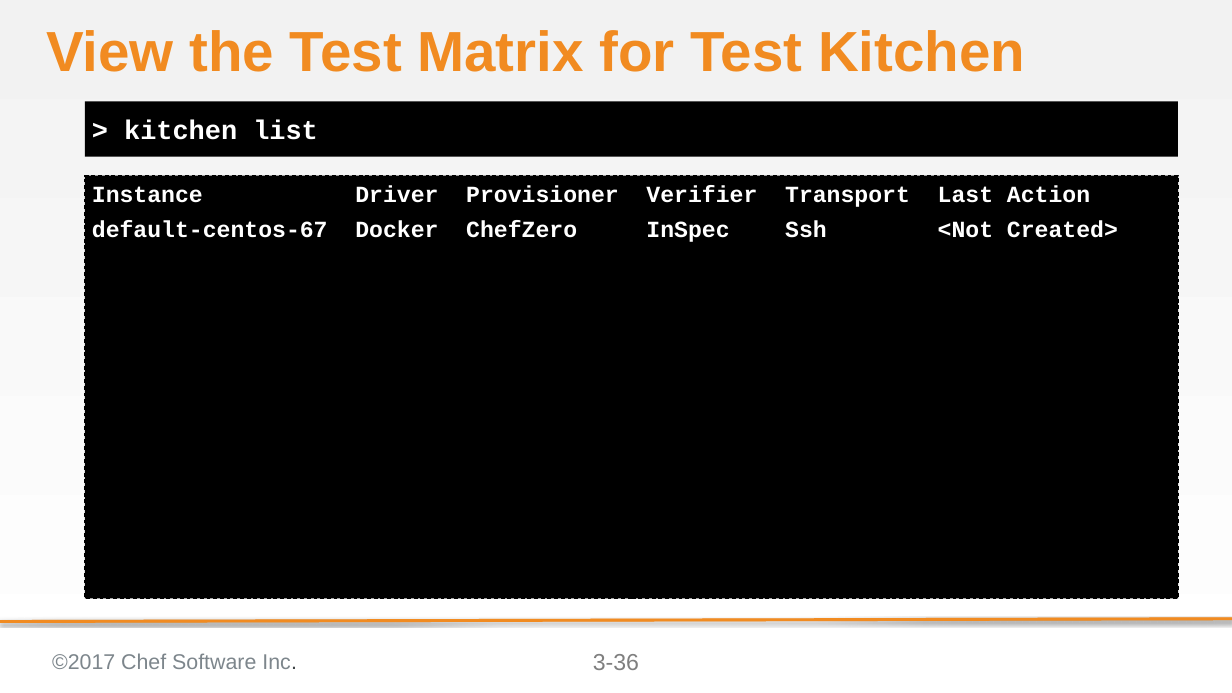
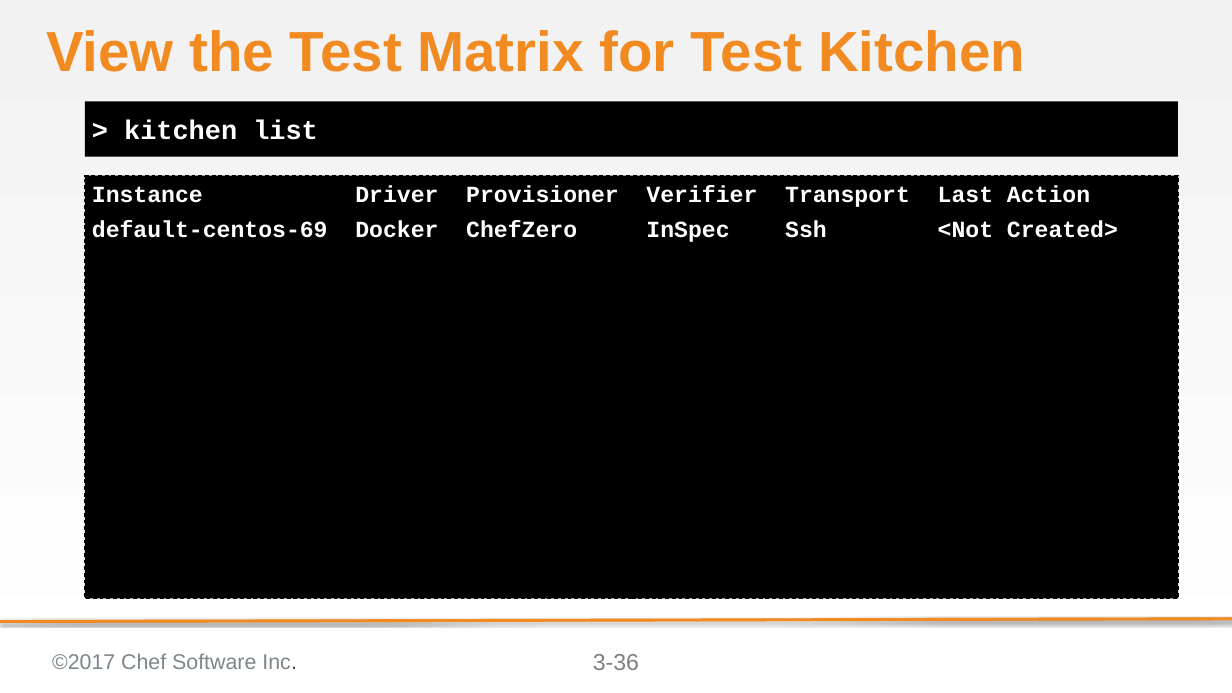
Before and after one commit to ericheiser/chef-intermediate, a slide deck: slide 36 of 03-writing_a_test_first.pptx. Drawn at 1232x693 pixels with LibreOffice and Linux fonts; fonts in the diff are those of the drawing; background and template pictures are left out. Boxes give left, top, right and bottom in pixels: in the first picture for what was removed or moved away, otherwise in the second. Text is boxed around its words. In the diff, an @@ line names an element or a change of style, - is before the commit and + after.

```diff
--- a/03-writing_a_test_first.pptx
+++ b/03-writing_a_test_first.pptx
@@ text at bbox=[92, 220, 1118, 242]: text changed @@
-default-centos-67 Docker ChefZero InSpec Ssh <Not Created>
+default-centos-69 Docker ChefZero InSpec Ssh <Not Created>
```
Also in this commit, not shown: 14 other slides changed.
